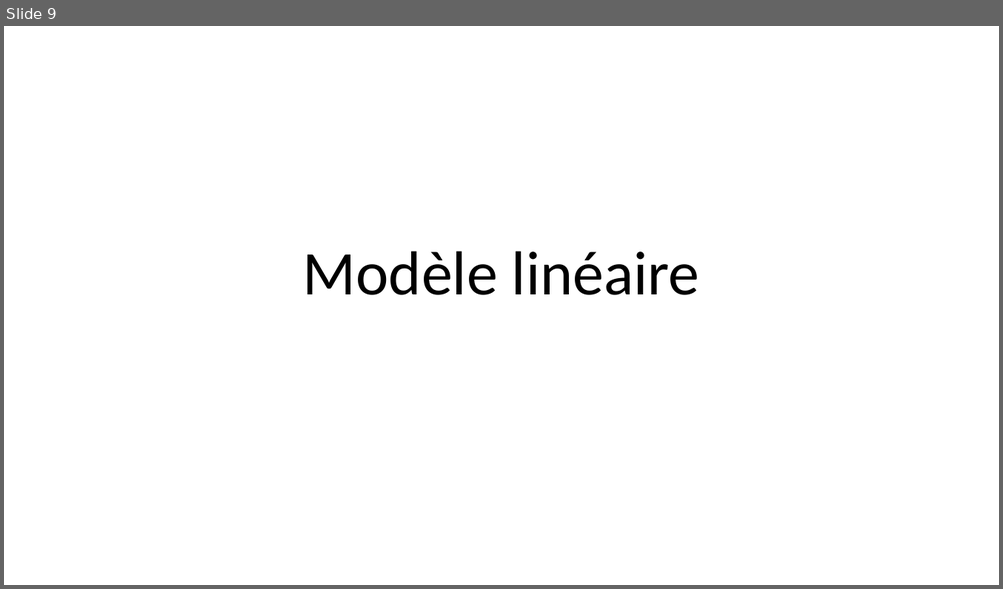
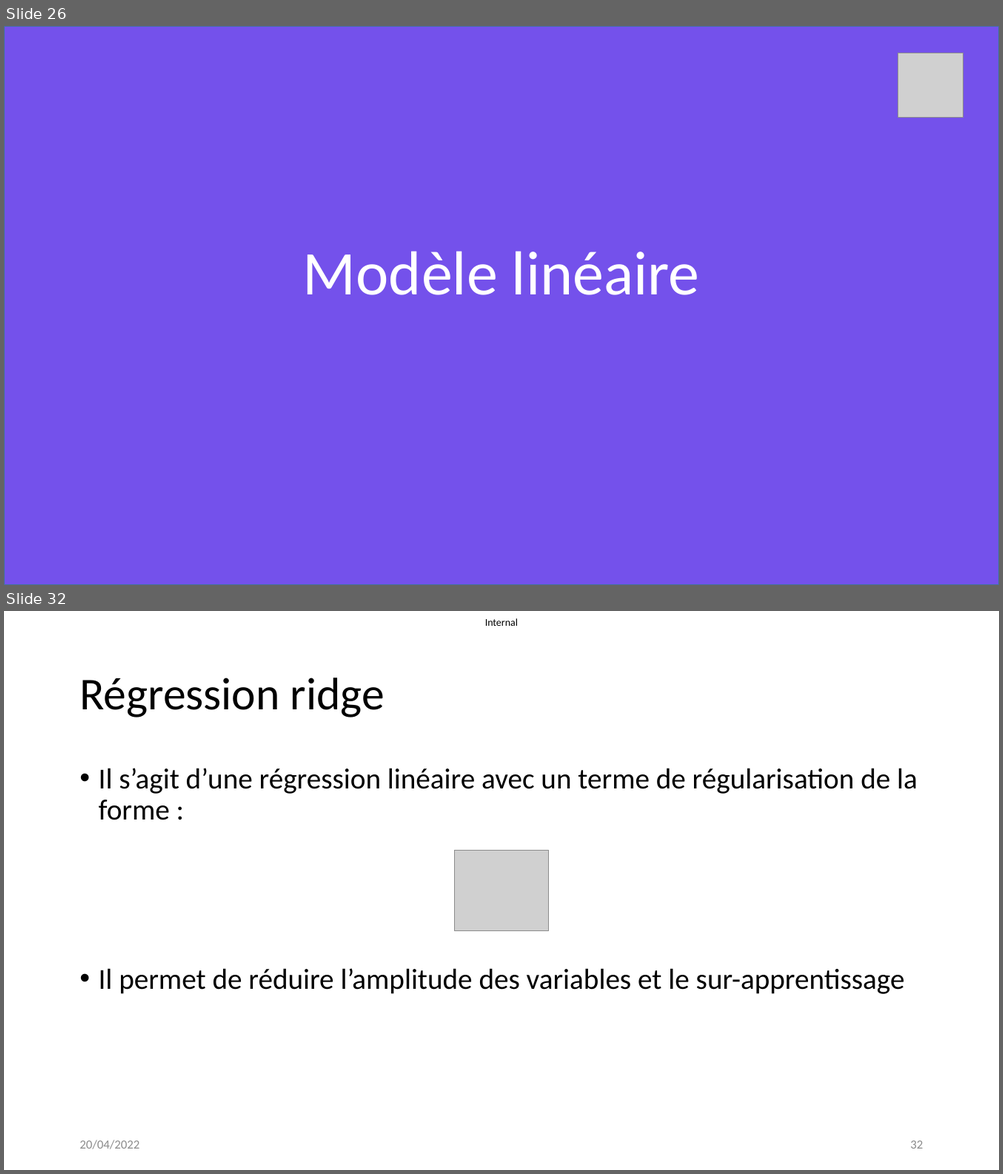
Before and after one commit to datanab/energy-consumption-prediction, a slide deck: Pélec_03_Presentation.pptx. Shown one above the other, each under a label of ours: slide 9 before the commit, slides 26 and 32 after it; the slides between them are not shown. The pictures are 1003x589 and 1003x1174 pixels, drawn with LibreOffice and Linux fonts; fonts in the diff are those of the drawing; grey boxes stand for pictures. Boxes give left, top, right and bottom in pixels: in the first picture for what was removed or moved away, otherwise in the second. Text is boxed around its words. In the diff, an @@ line names an element or a change of style, - is before the commit and + after.

```diff
--- a/Pélec_03_Presentation.pptx
+++ b/Pélec_03_Presentation.pptx
@@ slide 32 added at (4, 611, 999, 1170), background #FFFFFF @@
@@ text added at (485, 618, 518, 626), 10 pt, text #000000 @@
+Internal
@@ title added at (79, 678, 384, 718), 44 pt, text #000000 @@
+Régression ridge
@@ text added at (99, 768, 917, 820), 28 pt, text #000000 @@
+• Il s’agit d’une régression linéaire avec un terme de régularisation de la forme :
@@ picture added at (454, 851, 549, 931) @@
@@ text added at (99, 968, 905, 994), 28 pt, text #000000 @@
+• Il permet de réduire l’amplitude des variables et le sur-apprentissage
@@ text added at (79, 1140, 139, 1150), 12 pt, text #8C8C8C @@
+20/04/2022
@@ page number added at (910, 1141, 922, 1149), 12 pt, text #8C8C8C @@
+32
@@ what was slide 9 is now slide 26 @@
@@ slide 26 changed as well @@
@@ rectangle added at (4, 26, 999, 585), fill #7451EB, outline #43739E 1 pt @@
@@ picture added at (898, 53, 963, 118) @@
@@ title "Modèle linéaire" at (303, 251, 700, 295): text colour #000000 to #FFFFFF @@
```
Also in this commit, not shown: 12 other slides changed, 47 other slides added, 13 slides removed, 2 other files.
